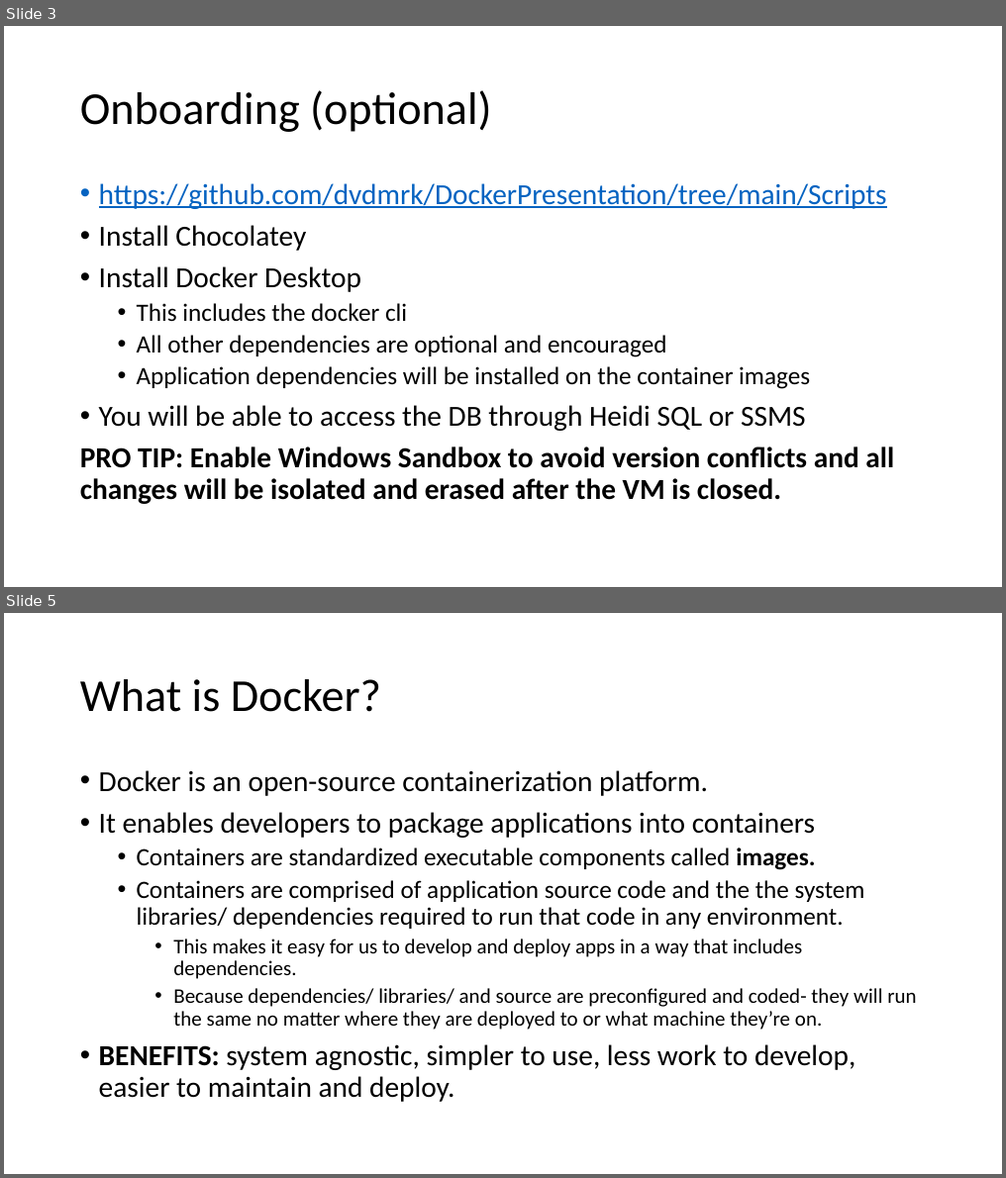
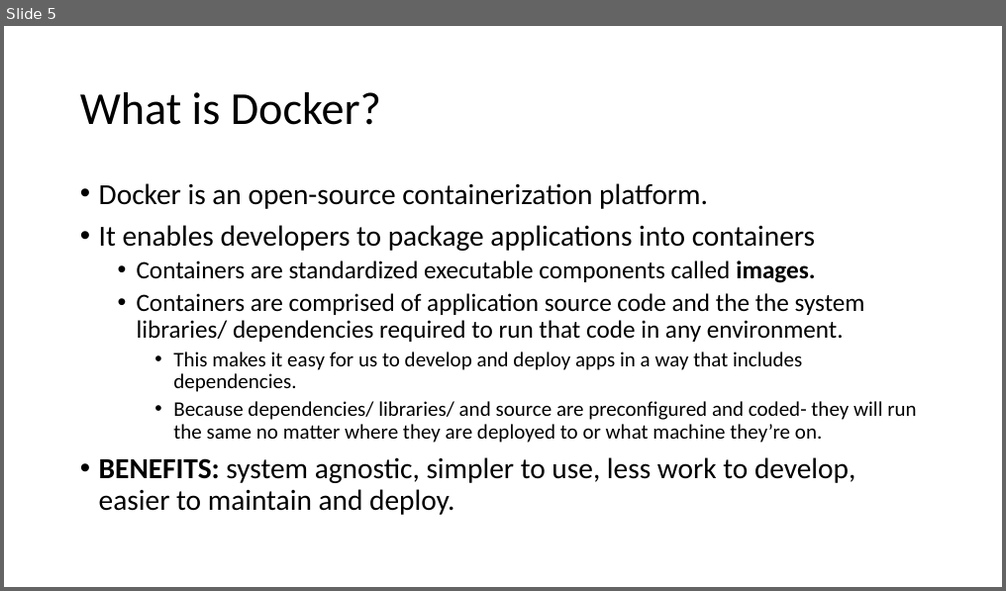
Before and after one commit to dvdmrk/DockerPresentation, a slide deck: Slides/DockerPresentation.pptx. Shown one above the other, each under a label of ours: slides 3 and 5 before the commit, slide 5 after it; the slides between them are not shown. The pictures are 1006x1178 and 1006x591 pixels, drawn with LibreOffice and Linux fonts; fonts in the diff are those of the drawing. Boxes give left, top, right and bottom in pixels: in the first picture for what was removed or moved away, otherwise in the second. Text is boxed around its words. In the diff, an @@ line names an element or a change of style, - is before the commit and + after.

```diff
--- a/Slides/DockerPresentation.pptx
+++ b/Slides/DockerPresentation.pptx
@@ slide 3 removed at (4,26,1002,587), background #FFFFFF @@
@@ title removed at (80,90,491,132) @@
-Onboarding (optional)
@@ text removed at (80,183,894,504) @@
-• https://github.com/dvdmrk/DockerPresentation/tree/main/Scripts
-• Install Chocolatey
-• Install Docker Desktop
-  • This includes the docker cli
-  • All other dependencies are optional and encouraged
-  • Application dependencies will be installed on the container images
-• You will be able to access the DB through Heidi SQL or SSMS
-PRO TIP: Enable Windows Sandbox to avoid version conflicts and all changes will be isolated and erased after the VM is closed.
```
Also in this commit, not shown: 3 slides changed, 28 slides added, 3 other slides removed, 2 other files.
